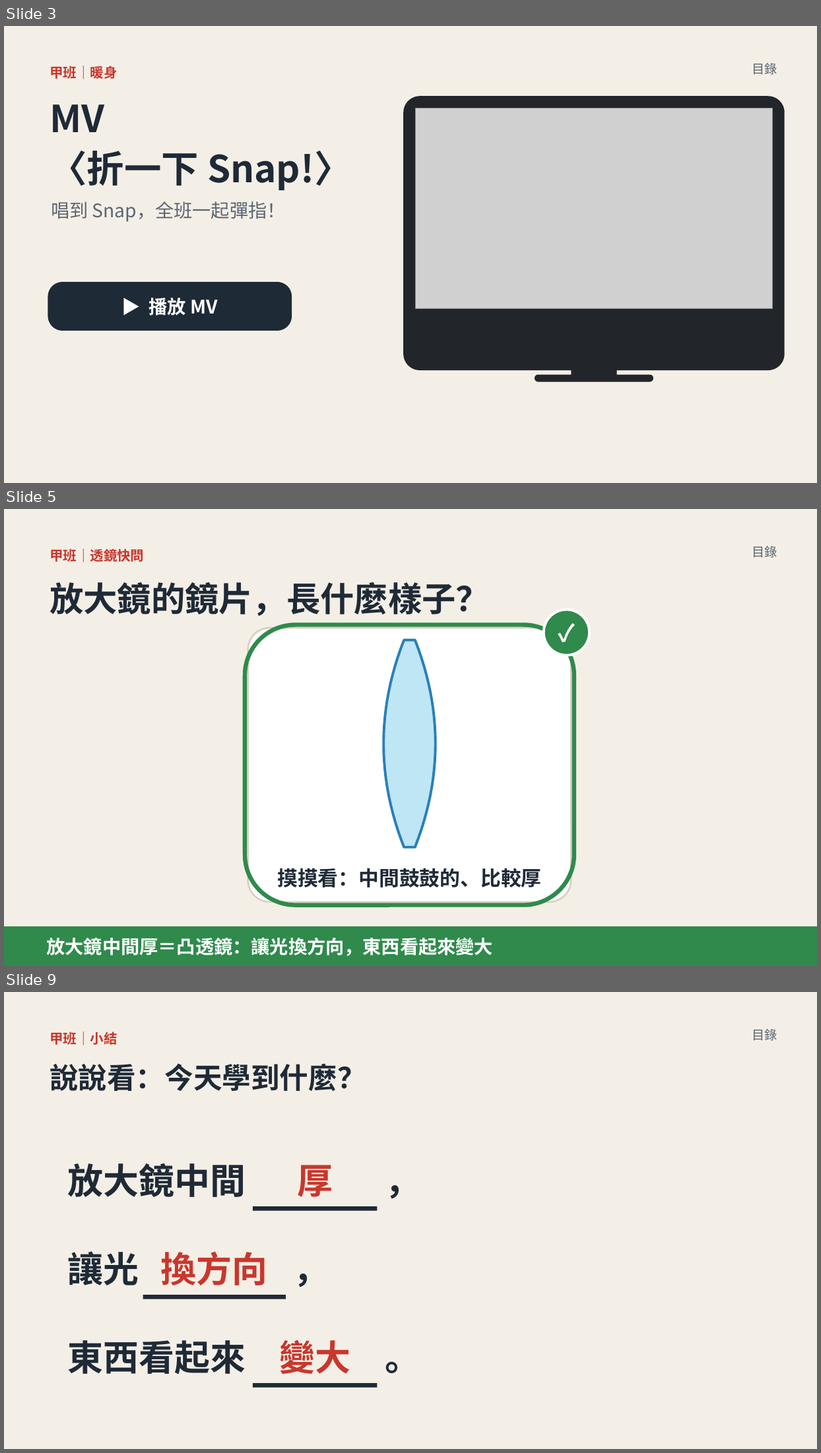
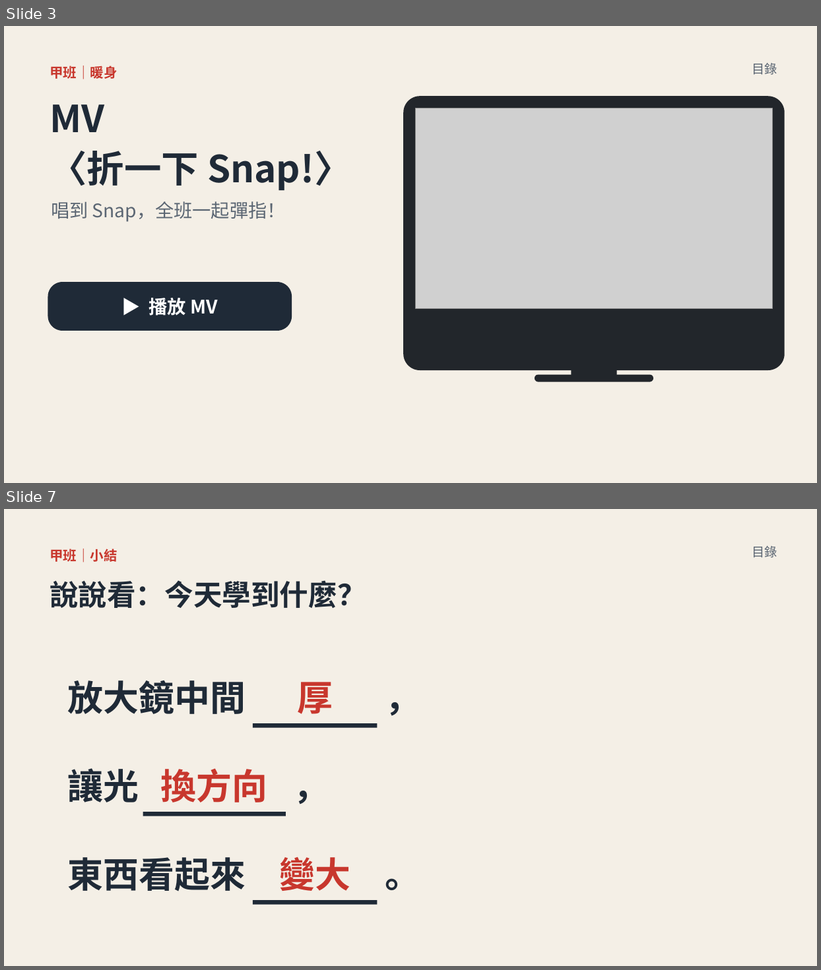
Before and after one commit to classtools1020/sports-results, a slide deck: f8f9fc3bd1/slides.pptx. Shown one above the other, each under a label of ours: slides 3, 5 and 9 before the commit, slides 3 and 7 after it; the slides between them are not shown. The pictures are 821x1453 and 821x970 pixels, drawn with LibreOffice and Linux fonts; fonts in the diff are those of the drawing; grey boxes stand for pictures. Boxes give left, top, right and bottom in pixels: in the first picture for what was removed or moved away, otherwise in the second. Text is boxed around its words. In the diff, an @@ line names an element or a change of style, - is before the commit and + after.

```diff
--- a/f8f9fc3bd1/slides.pptx
+++ b/f8f9fc3bd1/slides.pptx
@@ slide 5 removed at (4,509,817,966), background #FFFFFF @@
@@ rectangle removed at (4,509,817,966) @@
@@ text removed at (752,546,777,558) @@
-目錄
@@ text removed at (50,549,144,562) @@
-甲班｜透鏡快問
@@ text removed at (50,582,490,616) @@
-放大鏡的鏡片，長什麼樣子？
@@ rounded rectangle removed at (245,625,574,906) @@
@@ ellipse removed at (544,609,589,656) @@
-✓
@@ rounded rectangle removed at (248,628,572,902) @@
@@ freeform shape removed at (384,640,435,848) @@
@@ text removed at (277,868,541,888) @@
-摸摸看：中間鼓鼓的、比較厚
@@ rectangle removed at (4,927,817,966) @@
-放大鏡中間厚＝凸透鏡：讓光換方向，東西看起來變大
@@ what was slide 9 is now slide 7 @@
```
Also in this commit, not shown: 4 slides changed, 1 other slide removed, 3 other files.
